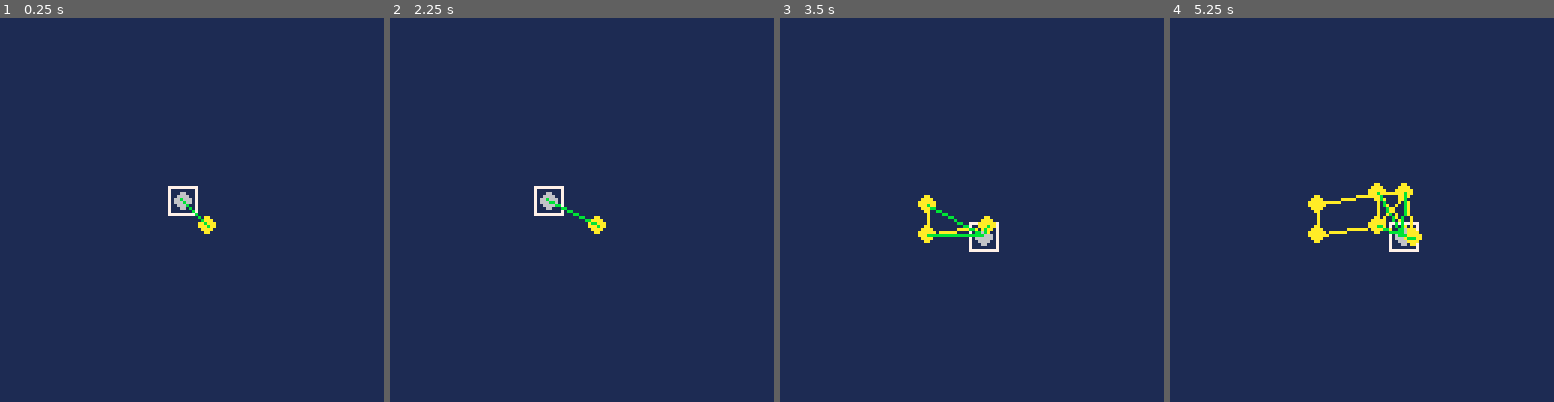
Above: before the commit, frames 1-4 (left to right).
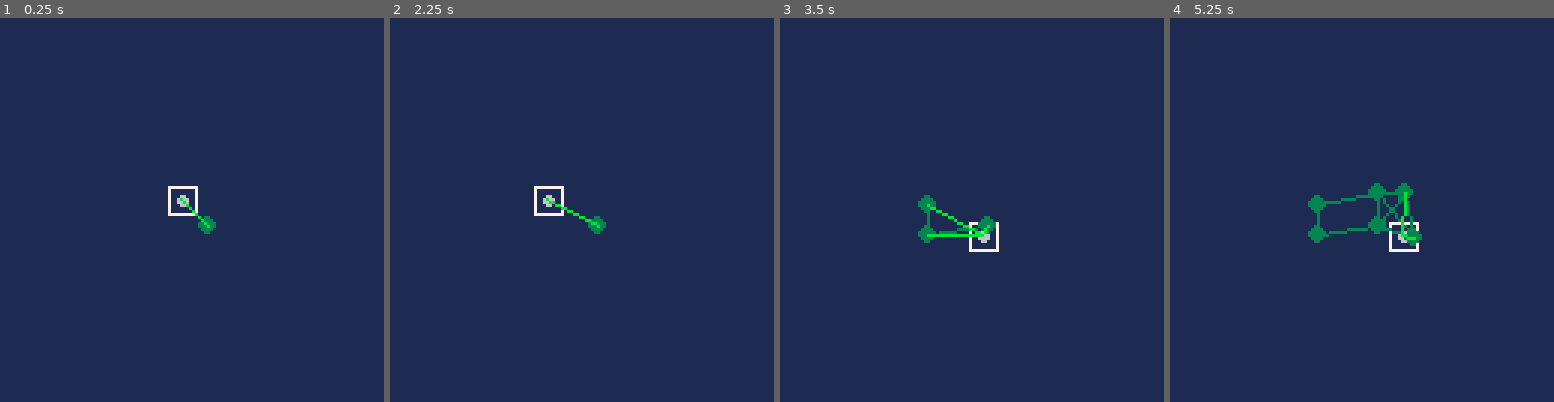
Above: after the commit, the same moments.

Repository: hughbagan/starbase-pico8
Game: PICO-8 cartridge starbase.p8
The game is run twice, just before and just after one commit, with the same random seed, the same clock (stepped at 60 frames per second) and the same inputs.
Inputs:
- Up to frame 1 (0.25 s): no input
- Up to frame 2 (2.25 s): tap O (Z key) at 0.33, 0.7, 1.43, 2.22 s; tap X (X key) at 1.07, 2.07 s; hold Left from 1.97 s (still down)
- Up to frame 3 (3.5 s): release Left at 2.37 s; tap X (X key) every 0.33 s from 2.4 to 3.4 s; hold Down 2.42-2.82 s; hold Right from 2.87 s (still down); tap O (Z key) at 3.1 s
- Up to frame 4 (5.25 s): release Right at 3.53 s; hold Up 3.58-4.08 s; tap X (X key) every 0.33 s from 3.73 to 5.07 s; tap O (Z key) at 3.98, 4.87 s; hold Right 4.13-4.53 s; hold Down 4.58-5.08 s; hold Left from 5.13 s (still down)

The runs differ from the first frame. In frame 1, 0.2% of the frame differs, in the area x 45-57%, y 45-57%; in frame 2, 0.2%; in frame 3, 0.5%; in frame 4, 1.4%, in the area x 35-66%, y 42-60%.

Commit message:
fix prediction lines for #nbrs<5, add nearest first to node.create
- made nodes green
- still a problem with the prediction line being red but the node still being
  created

Diff:
--- a/starbase.p8
+++ b/starbase.p8
@@ -44,16 +44,15 @@
 	--circ((c.x+tsz/2)+1,(c.y+tsz/2)+1,rad-3,7)
 	for i=1,#nodes do
 	 node.draw(nodes[i])
-	 --todo: account for <5 nbr
-	 --      in line preview
-	 if node.near(c,nodes[i],rad+1) then
-	  line(c.ctr.x,c.ctr.y,nodes[i].ctr.x,nodes[i].ctr.y,11)
-	 elseif node.near(c,nodes[i],rad+5) then
-	  line(c.ctr.x,c.ctr.y,nodes[i].ctr.x,nodes[i].ctr.y,8)
+	 if #nodes[i].nbr<4 then
+ 	 if node.near(c,nodes[i],rad+1) then
+	   line(c.ctr.x,c.ctr.y,nodes[i].ctr.x,nodes[i].ctr.y,11)
+	  elseif node.near(c,nodes[i],rad+5) then
+	   line(c.ctr.x,c.ctr.y,nodes[i].ctr.x,nodes[i].ctr.y,8)
+	  end
 	 end
 	end
 end
-
 
 
 
@@ -73,20 +72,29 @@
 		nbr={}
 	}
 	--detect neighbours
-	--todo: register closest first
+	local nears={}
 	for i=1,#nodes do
 	 if node.near(n,nodes[i],rad+1) then
-	  if #n.nbr<4 and #nodes[i].nbr<4 then
-	   --set pointers
-	   add(n.nbr, nodes[i])
-	   add(nodes[i].nbr, n)
-	   if n.pwr then
-	    nodes[i].pwr=true
-	   end
-	   if nodes[i].pwr then
-	    n.pwr=true
+	  --register closest first
+	  for j=1,#nears do
+	   if dist(n,nodes[i]) > dist(n,nears[j]) then
+	    break
 	   end
 	  end
+	  add(nears, nodes[i], j)
+	 end
+	end
+	for i=1,#nears do --sorted
+	 if #n.nbr<4 and #nears[i].nbr<4 then
+	  --set pointers
+	  add(n.nbr, nears[i])
+   add(nears[i].nbr, n)
+   if n.pwr then
+    nears[i].pwr=true
+   end
+   if nears[i].pwr then
+    n.pwr=true
+   end
 	 end
 	end
 	add(nodes,n)
@@ -117,7 +125,7 @@
    line(n.ctr.x,n.ctr.y,
         n2.ctr.x,n2.ctr.y,
  	   	  (n.pwr and n2.pwr)
- 	   	   and 10 or 6)
+ 	   	   and 3 or 6)
  	end
  end
  spr(n.sp,n.x,n.y) --on top
@@ -160,11 +168,17 @@
  ctr.y=_y+tsz/2
  return ctr
 end
+
+function dist(n1,n2)
+ return sqrt(sqr(n1.x-n2.x)+sqr(n1.y-n2.y))
+end
+
+function sqr(x) return x*x end
 __gfx__
 00000000000000000000000000000000000000000000000000000000000000000000000000000000000000000000000000000000000000000000000000000000
-0000000000066000000aa00000000000000000000000000000000000000000000000000000000000000000000000000000000000000000000000000000000000
-007007000066660000aaaa0000000000000000000000000000000000000000000000000000000000000000000000000000000000000000000000000000000000
-00077000066666600aaaaaa000000000000000000000000000000000000000000000000000000000000000000000000000000000000000000000000000000000
-00077000066666600aaaaaa000000000000000000000000000000000000000000000000000000000000000000000000000000000000000000000000000000000
-007007000066660000aaaa0000000000000000000000000000000000000000000000000000000000000000000000000000000000000000000000000000000000
-0000000000066000000aa00000000000000000000000000000000000000000000000000000000000000000000000000000000000000000000000000000000000
+00000000000000000003300000000000000000000000000000000000000000000000000000000000000000000000000000000000000000000000000000000000
+00700700000660000033330000000000000000000000000000000000000000000000000000000000000000000000000000000000000000000000000000000000
+00077000006666000333333000000000000000000000000000000000000000000000000000000000000000000000000000000000000000000000000000000000
+00077000006666000333333000000000000000000000000000000000000000000000000000000000000000000000000000000000000000000000000000000000
+00700700000660000033330000000000000000000000000000000000000000000000000000000000000000000000000000000000000000000000000000000000
+00000000000000000003300000000000000000000000000000000000000000000000000000000000000000000000000000000000000000000000000000000000
